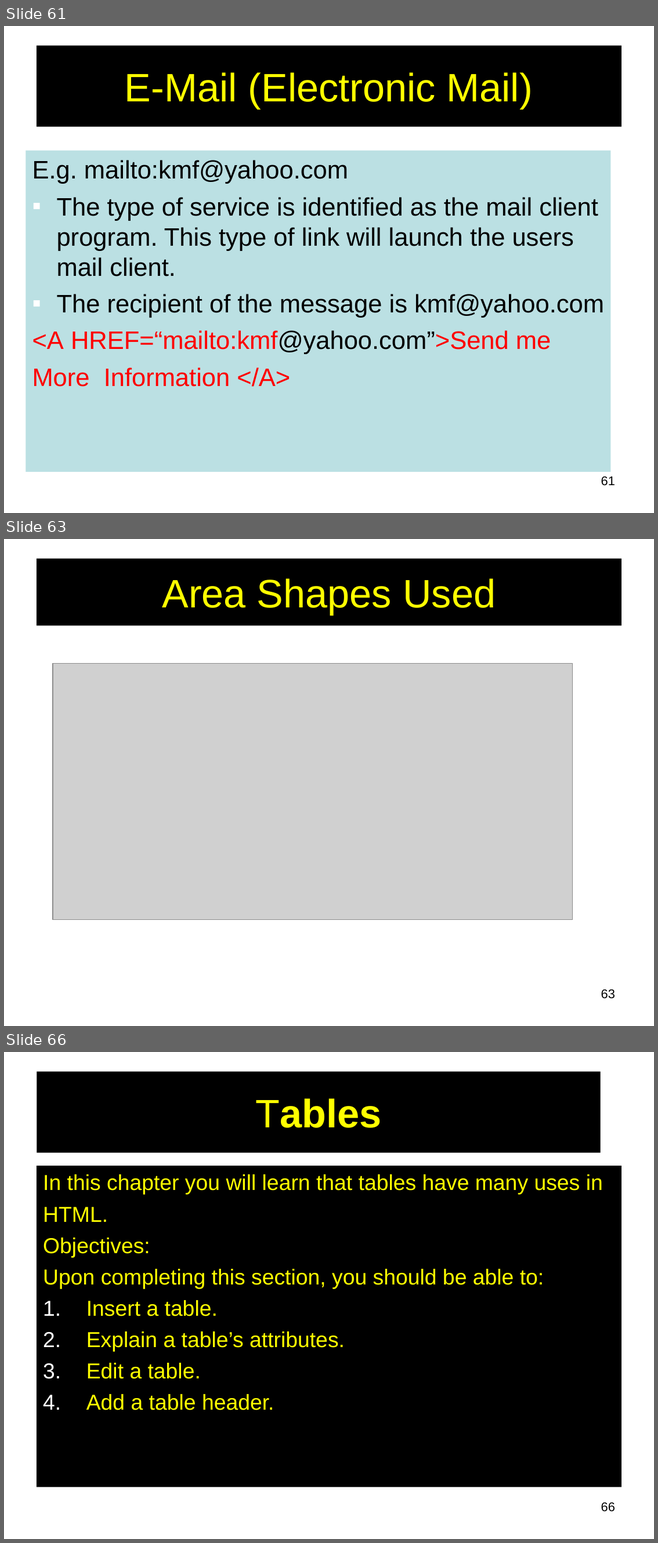
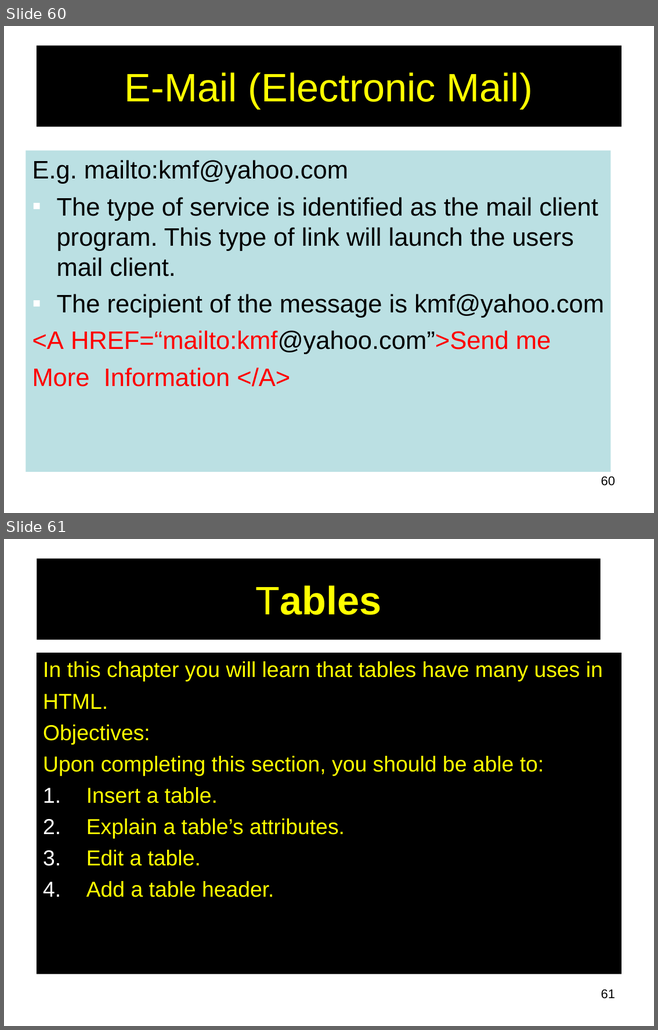
Before and after one commit to engineershoaibakhter/Web-App-Development-Course, a slide deck: notes/html.ppt. Shown one above the other, each under a label of ours: slides 61, 63 and 66 before the commit, slides 60 and 61 after it; the slides between them are not shown. The pictures are 658x1543 and 658x1030 pixels, drawn with LibreOffice and Linux fonts; fonts in the diff are those of the drawing; grey boxes stand for pictures. Boxes give left, top, right and bottom in pixels: in the first picture for what was removed or moved away, otherwise in the second. Text is boxed around its words. In the diff, an @@ line names an element or a change of style, - is before the commit and + after.

```diff
--- a/notes/html.ppt
+++ b/notes/html.ppt
@@ slide 63 removed at box(4, 539, 654, 1026), background #FFFFFF @@
@@ title removed at box(36, 559, 621, 625) @@
-Area Shapes Used
@@ picture removed at box(53, 664, 572, 919) @@
@@ page number removed at box(601, 989, 615, 999) @@
-63
@@ what was slide 61 is now slide 60 @@
@@ page number at box(601, 476, 615, 486): text changed @@
-61
+60
@@ what was slide 66 is now slide 61 @@
@@ page number at box(601, 990, 615, 999): text changed @@
-66
+61
```
Also in this commit, not shown: 4 other slides removed, 1 other file.
